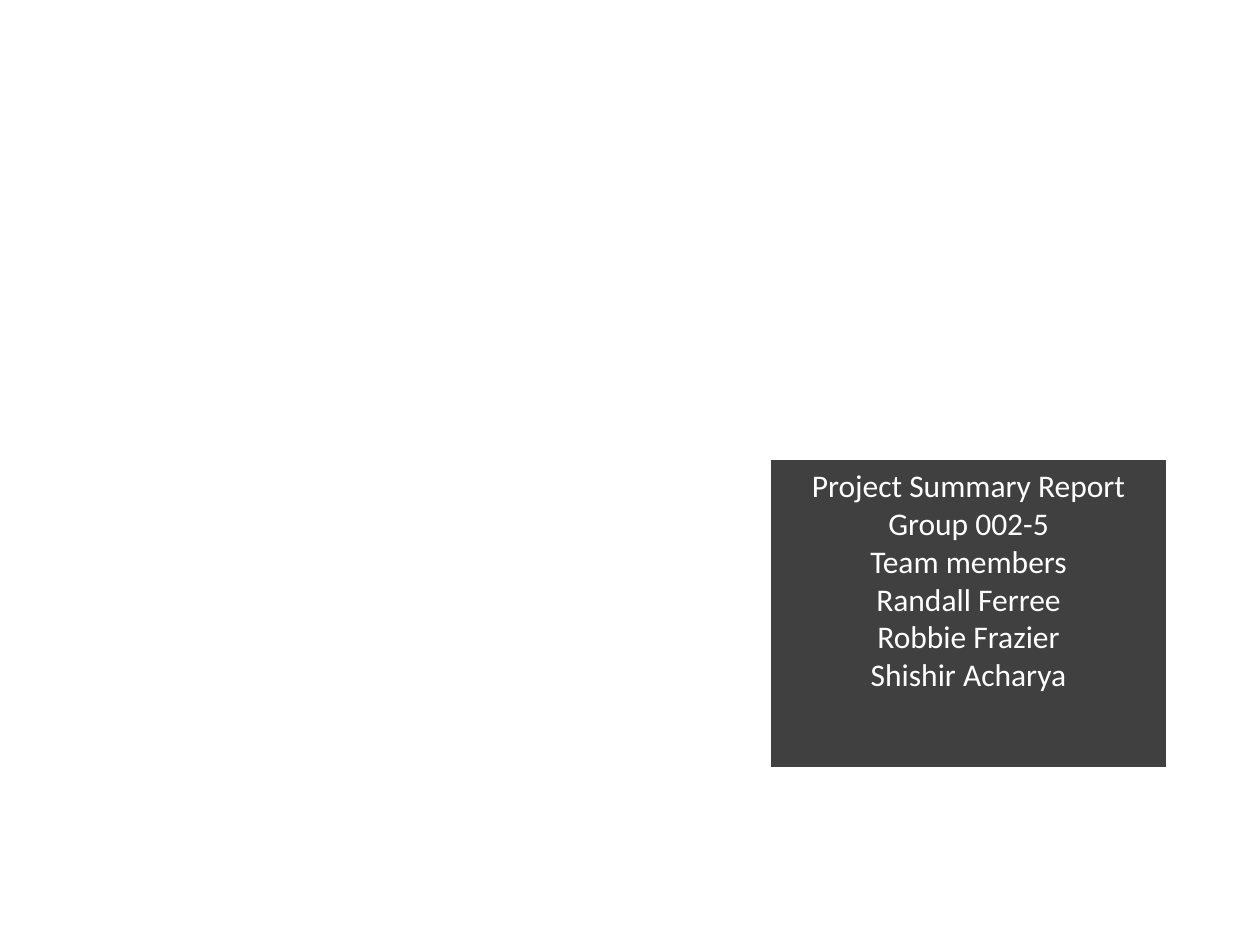
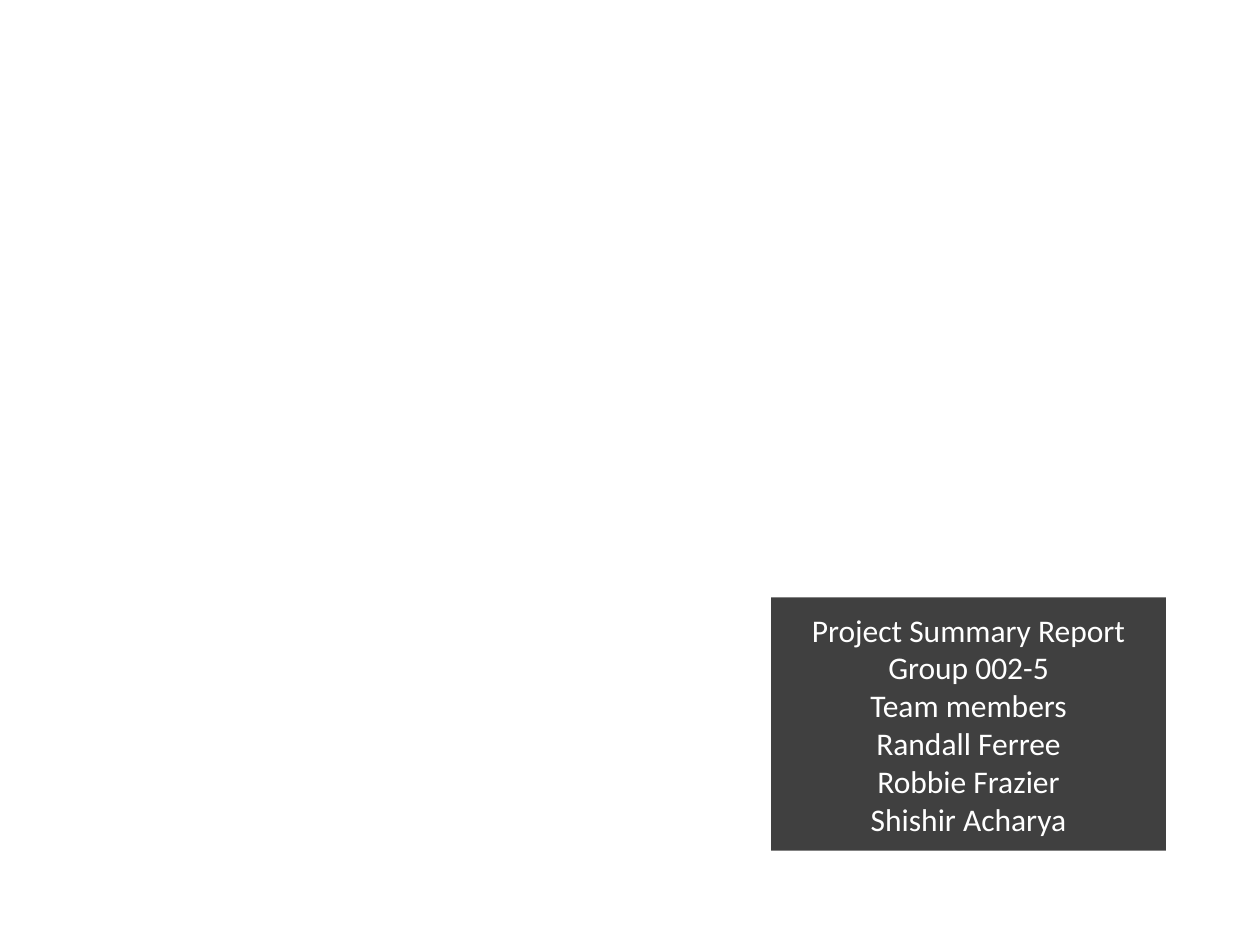
Before and after one commit to Randude14/FundamentalsPokerGame, a slide deck: slide 1 of Documentation/Group 002-5 Summary.pptx. Drawn at 1260x945 pixels with LibreOffice and Linux fonts; fonts in the diff are those of the drawing; background and template pictures are left out. Boxes give left, top, right and bottom in pixels: in the first picture for what was removed or moved away, otherwise in the second. Text is boxed around its words. In the diff, an @@ line names an element or a change of style, - is before the commit and + after.

Commit message:
Added Robbie slide; cleaned up formatting

```diff
--- a/Documentation/Group 002-5 Summary.pptx
+++ b/Documentation/Group 002-5 Summary.pptx
@@ rectangle "Project Summary Report" resized from (x1=771, y1=460, x2=1166, y2=767) to (x1=771, y1=597, x2=1166, y2=850) @@
@@ rectangle "Project Summary Report" at (x1=771, y1=597, x2=1166, y2=850): vertical alignment top to middle @@
```
Also in this commit, not shown: 5 other slides changed, 1 slide added.
